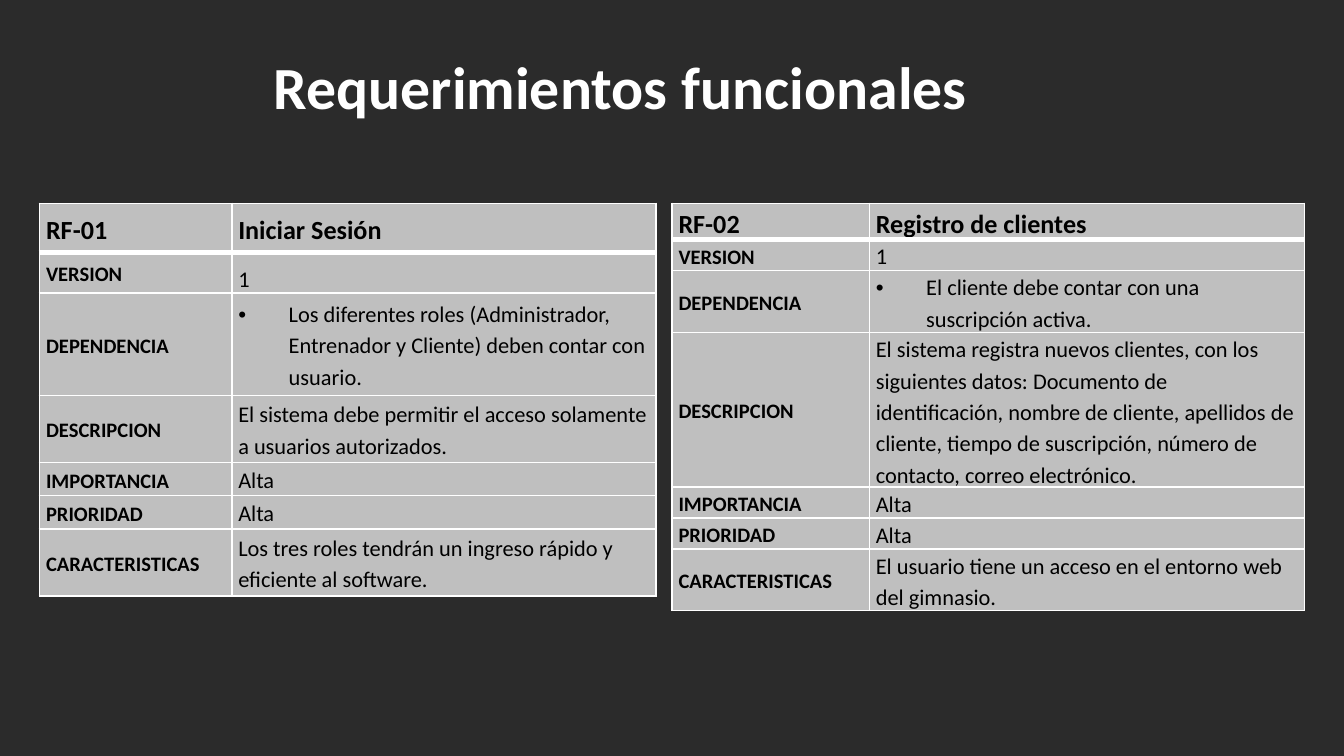
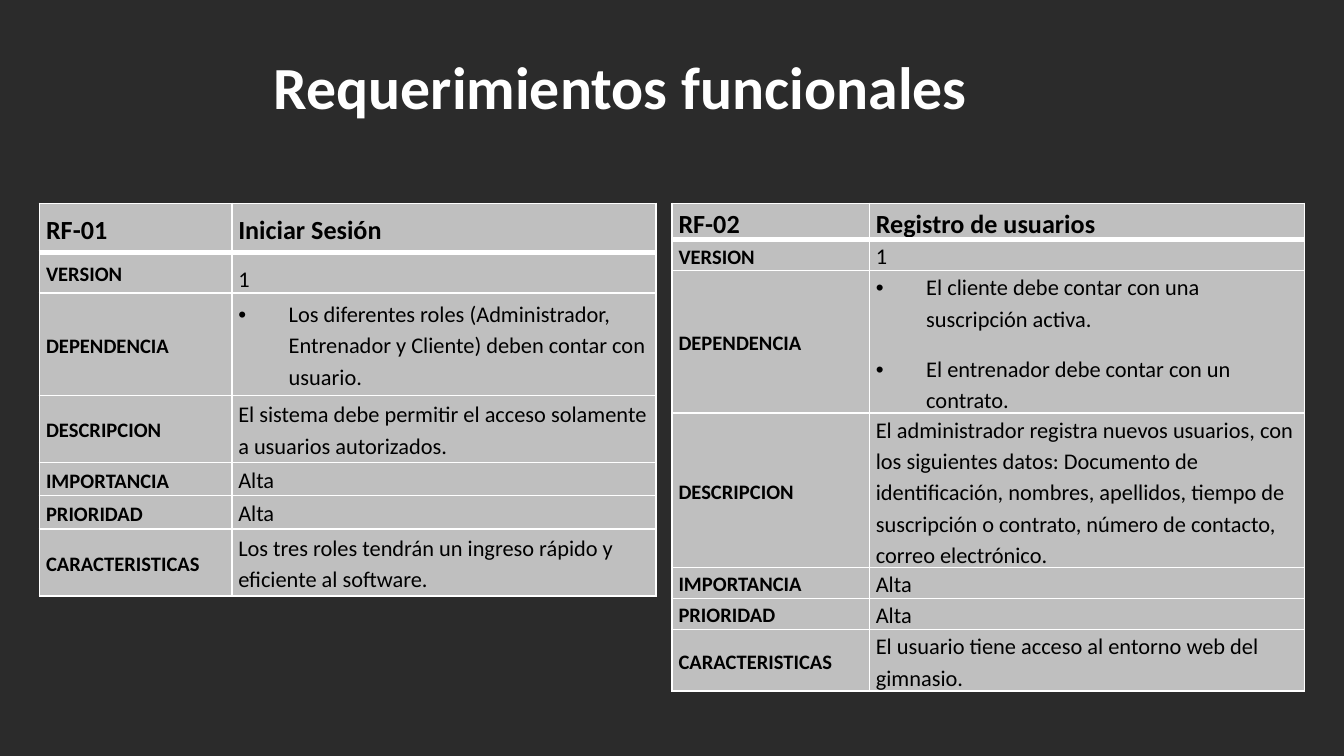
Before and after one commit to teamfsteelsystem/ProyectoFSS, a slide deck: slide 7 of Descripcion FSS/ExpoOficialFSS.pptx. Drawn at 1344x756 pixels with LibreOffice and Linux fonts; fonts in the diff are those of the drawing; background and template pictures are left out; a plain dark background stands for a picture behind light text. Boxes give left, top, right and bottom in pixels: in the first picture for what was removed or moved away, otherwise in the second. Text is boxed around its words. In the diff, an @@ line names an element or a change of style, - is before the commit and + after.

```diff
--- a/Descripcion FSS/ExpoOficialFSS.pptx
+++ b/Descripcion FSS/ExpoOficialFSS.pptx
@@ table at bbox=[672, 203, 1305, 696] @@
-row 1, column 2: Registro de clientes
+row 1, column 2: Registro de usuarios
-row 3, column 2: El cliente debe contar con una suscripción activa.
+row 3, column 2: El cliente debe contar con una suscripción activa. / El entrenador debe contar con un contrato.
-row 4, column 2: El sistema registra nuevos clientes, con los siguientes datos: Documento de identificación, nombre de cliente, apellidos de cliente, tiempo de suscripción, número de contacto, correo electrónico.
+row 4, column 2: El administrador registra nuevos usuarios, con los siguientes datos: Documento de identificación, nombres, apellidos, tiempo de suscripción o contrato, número de contacto, correo electrónico.
-row 7, column 2: El usuario tiene un acceso en el entorno web del gimnasio.
+row 7, column 2: El usuario tiene acceso al entorno web del gimnasio.
```
Also in this commit, not shown: 8 other slides changed.
